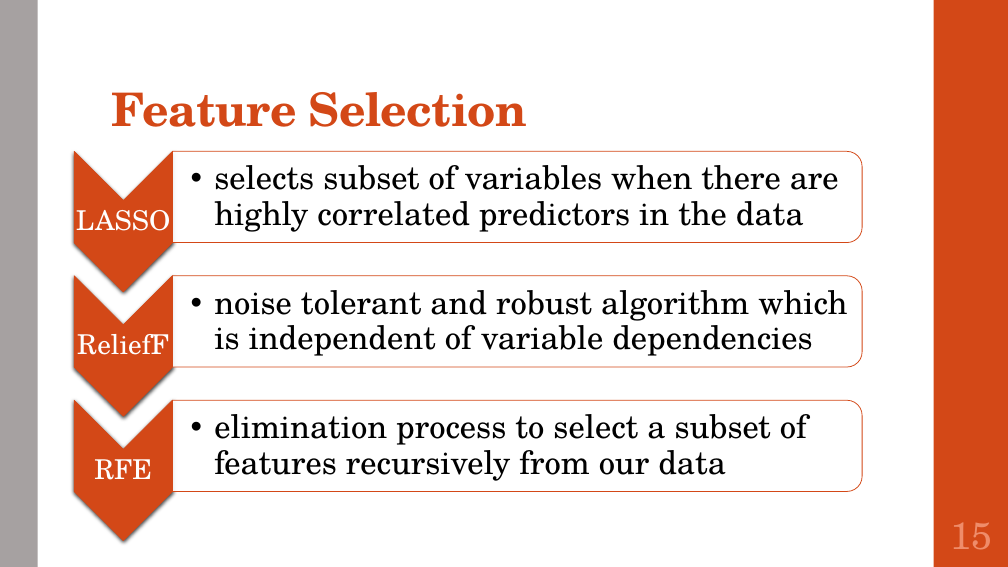
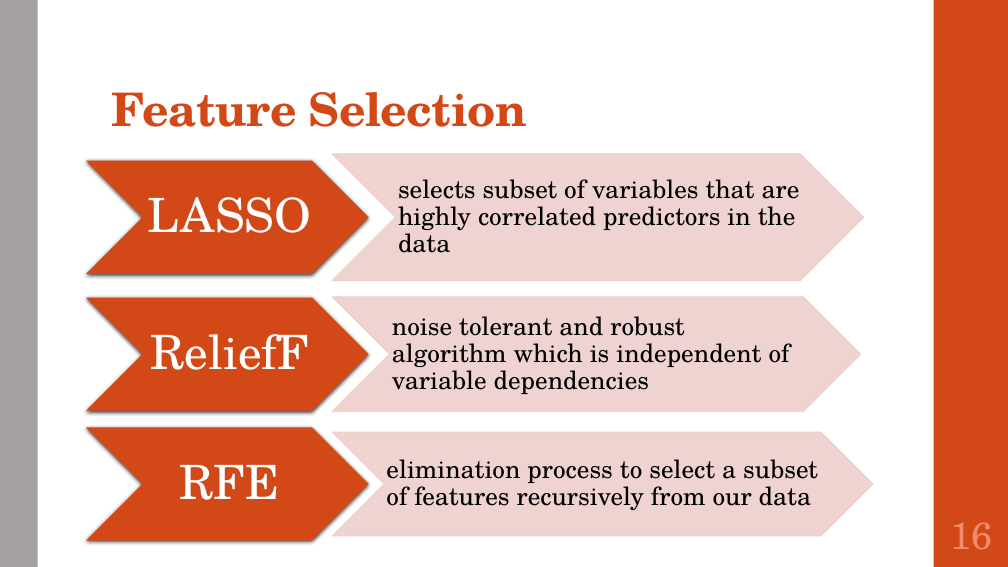
Before and after one commit to SirichandanaSambatur/CADDC, a slide deck: slide 16 of FinalReport.pptx (slide 15 before the commit). Drawn at 1008x567 pixels with LibreOffice and Linux fonts; fonts in the diff are those of the drawing. Boxes give left, top, right and bottom in pixels: in the first picture for what was removed or moved away, otherwise in the second. Text is boxed around its words. In the diff, an @@ line names an element or a change of style, - is before the commit and + after.

```diff
--- a/FinalReport.pptx
+++ b/FinalReport.pptx
@@ text "LASSO" moved from (x1=76, y1=210, x2=170, y2=231) to (x1=148, y1=197, x2=311, y2=233) @@
@@ text at (x1=398, y1=179, x2=800, y2=253): text changed; size 31 to 24 pt @@
-  •• selects subset of variables when there are highly correlated predictors in the data
+selects subset of variables that are highly correlated predictors in the data
@@ text "ReliefF" moved from (x1=77, y1=334, x2=169, y2=355) to (x1=150, y1=334, x2=309, y2=370) @@
@@ text "noise tolerant and robust algorithm ..." moved from (x1=214, y1=290, x2=847, y2=356) to (x1=392, y1=316, x2=790, y2=394) @@
@@ text "noise tolerant and robust algorithm ..." at (x1=392, y1=316, x2=790, y2=394): size 31 to 24 pt; bullet •• to none; list level 2 to 1 in "noise tolerant and robust algorithm ..." @@
@@ group removed at (x1=74, y1=151, x2=862, y2=541): 3 chevrons, 3 round same rects @@
@@ size 26 to 45 pt; more space between paragraphs in 3 elements at (x1=148, y1=197, x2=311, y2=233), (x1=150, y1=334, x2=309, y2=370), (x1=180, y1=465, x2=280, y2=500) @@
@@ text "RFE" moved from (x1=94, y1=459, x2=152, y2=480) to (x1=180, y1=465, x2=280, y2=500) @@
@@ group added at (x1=86, y1=154, x2=873, y2=541): 6 chevrons @@
@@ text "elimination process to select a ..." moved from (x1=214, y1=414, x2=807, y2=481) to (x1=386, y1=459, x2=818, y2=510) @@
@@ text "elimination process to select a ..." at (x1=386, y1=459, x2=818, y2=510): size 31 to 24 pt; bullet •• to none; list level 2 to 1 in "elimination process to select a ..." @@
@@ page number at (x1=950, y1=522, x2=992, y2=550): text changed @@
-15
+16
```
Also in this commit, not shown: 23 other slides changed, 3 slides added, 2 slides removed.
